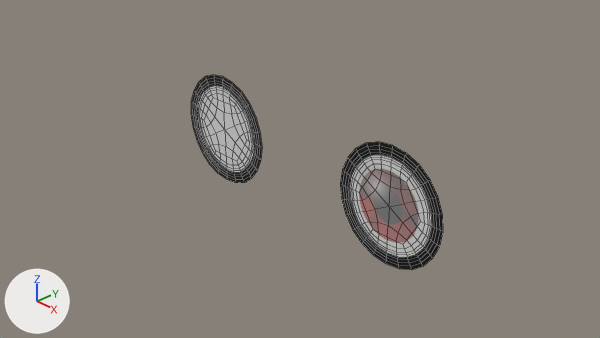
Before and after pictures for a commit that changed the Blender file 2D eyes/2DEyes.blend.
Camera for both pictures: the file's camera 'Camera'. Lighting does not change. The marker at lower left points along +X, +Y and +Z. Mesh edges are drawn as thin lines.
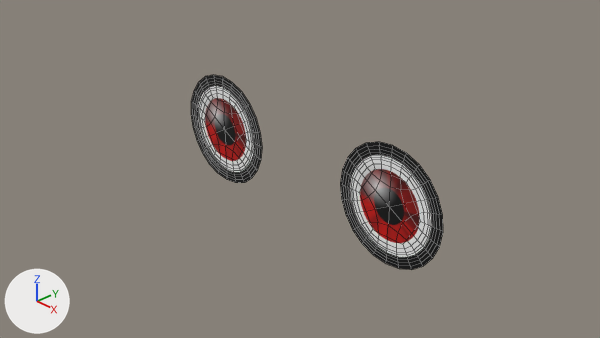
Where the change shows, as pixel boxes (x1, y1, x2, y2) in the pictures (600 x 338 px):
```json
{"object": "Circle", "change": "surface changed, recoloured", "before": [197, 84, 433, 259], "after": [197, 84, 433, 259]}
{"part": 1, "of": "me_circle", "change": "recoloured", "before": [198, 86, 254, 172], "after": [198, 86, 254, 172]}
```

Scene script edits in JSON lines:
```json
{"block": "mat_eye_inside_l", "change": "nodes: BsdfPrincipled, Mapping x3, Mix x4, OutputMaterial, TexCoord, TexGradient, TexVoronoi, ValToRGB x4, VectorMath x2"}
{"block": "mat_eye_inside_l", "change": "nodes: BsdfPrincipled, Mapping x3, Mix x4, OutputMaterial, SeparateXYZ, TexCoord x2, TexGradient, TexVoronoi, ValToRGB x5, VectorMath x2"}
{"op": "add", "block": "mat_eye_inside_r", "code": ["mat_eye_inside_r = bpy.data.materials.new('eye inside R')", "# nodes: BsdfPrincipled, Mapping, Mix, OutputMaterial, SeparateXYZ, TexCoord, TexGradient, TexVoronoi, ValToRGB, VectorMath", "# colours: black #000000, red #b40700, white #ffffff"]}
{"block": "me_circle", "where": "me_circle.from_pydata(...)  # 36 vertices, 26 faces; spans x -2.6..2.6, y 0.0, z -0.87..0.87"}
{"block": "me_circle", "where": "# used by ob_circle; location = (0.0, 0.0, 0.0)"}
{"block": "me_circle", "change": "me_circle part 1: all 7 faces centred in x -2.17..-1.04, y 0.0, z -0.65..0.65 switch from mat_eye_inside_l to mat_eye_inside_r"}
{"op": "add", "block": "ob_empty_iris_r", "code": ["ob_empty_iris_r = bpy.data.objects.new('Empty-iris.R', None)", "ob_empty_iris_r.location = (-1.6, 0.0, 0.0)"]}
{"op": "add", "block": "ob_empty_eye_close_r", "code": ["ob_empty_eye_close_r = bpy.data.objects.new('Empty.eye.close.R', None)", "ob_empty_eye_close_r.location = (-2.067, 0.0, 0.998)"]}
{"op": "add", "block": "ob_empty_eye_close_l", "code": ["ob_empty_eye_close_l = bpy.data.objects.new('Empty.eye.close.L', None)", "ob_empty_eye_close_l.location = (2.069, 0.0, 1.001)"]}
```
